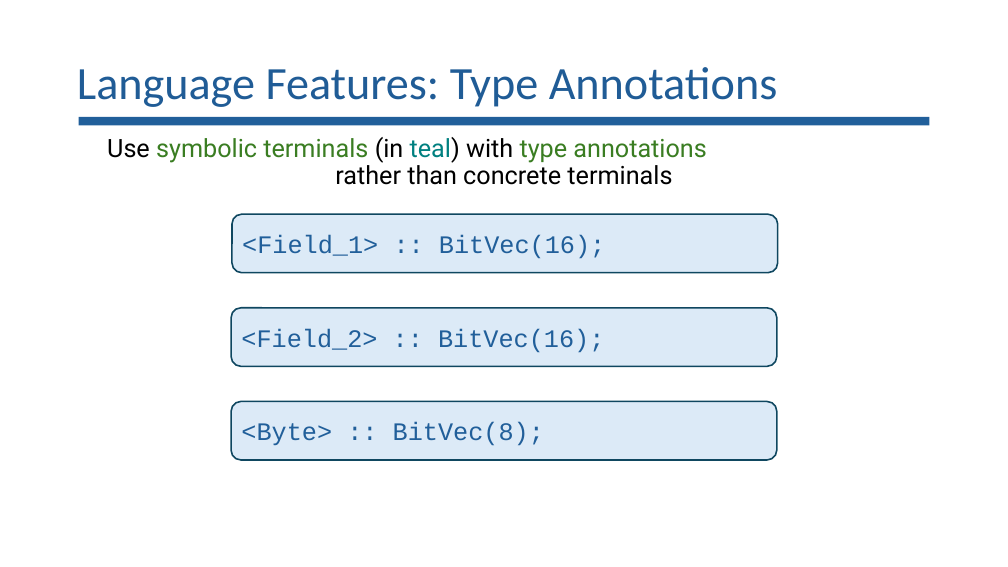
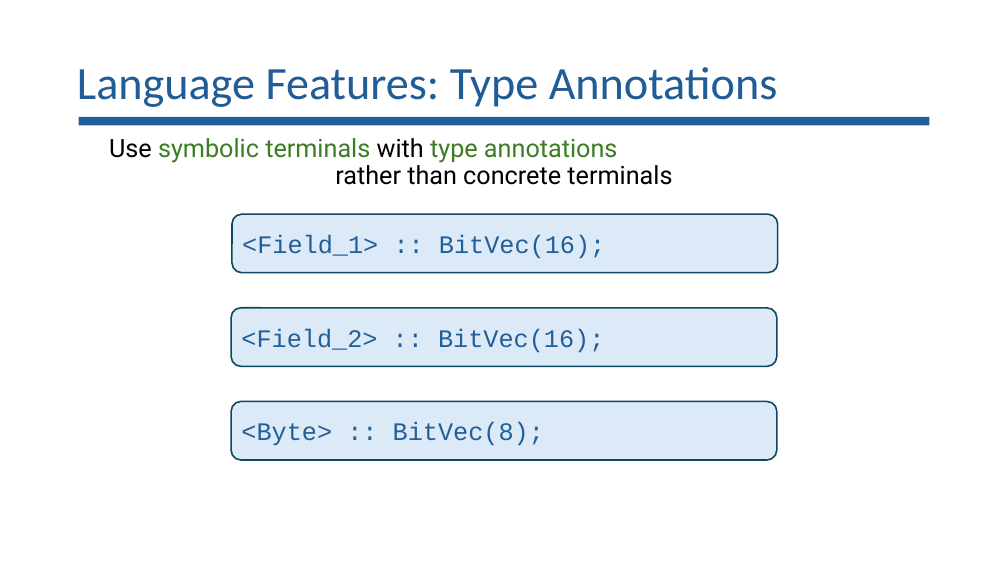
Before and after one commit to lorchrob/goblin_slides, a slide deck: slide 34 of goblin_slides.pptx. Drawn at 1008x567 pixels with LibreOffice and Linux fonts; fonts in the diff are those of the drawing. Boxes give left, top, right and bottom in pixels: in the first picture for what was removed or moved away, otherwise in the second. Text is boxed around its words. In the diff, an @@ line names an element or a change of style, - is before the commit and + after.

```diff
--- a/goblin_slides.pptx
+++ b/goblin_slides.pptx
@@ text at (109,138,672,185): text changed @@
-Use symbolic terminals (in teal) with type annotations rather than concrete terminals
+Use symbolic terminals with type annotations rather than concrete terminals
```
Also in this commit, not shown: 8 other slides changed.
